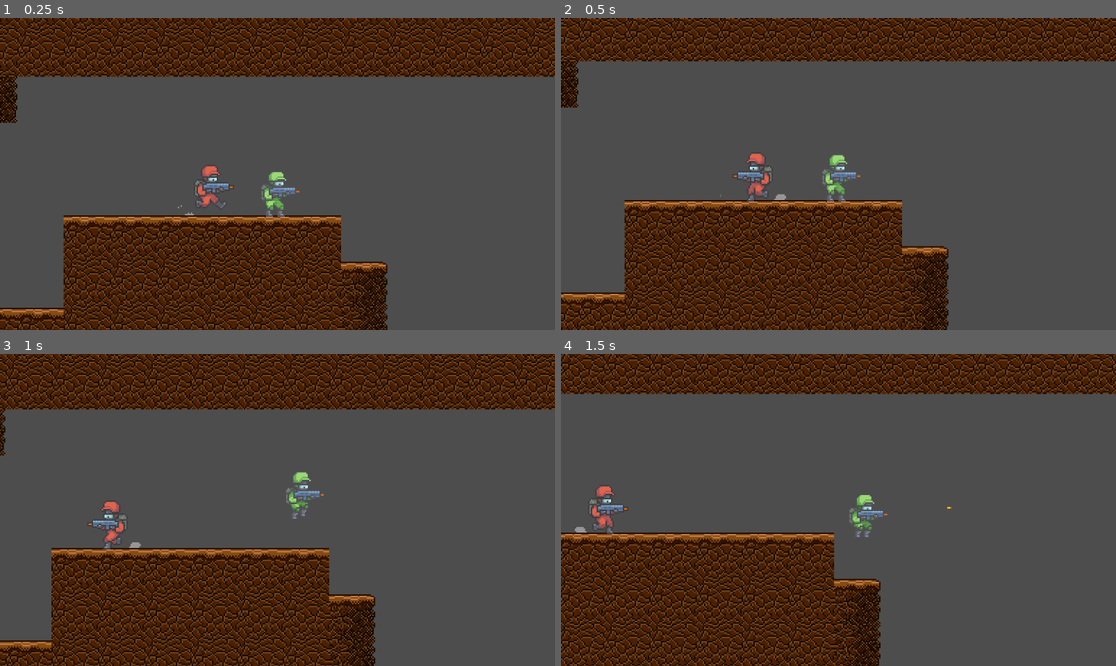
Above: before the commit, frames 1-4 (two rows, left to right).
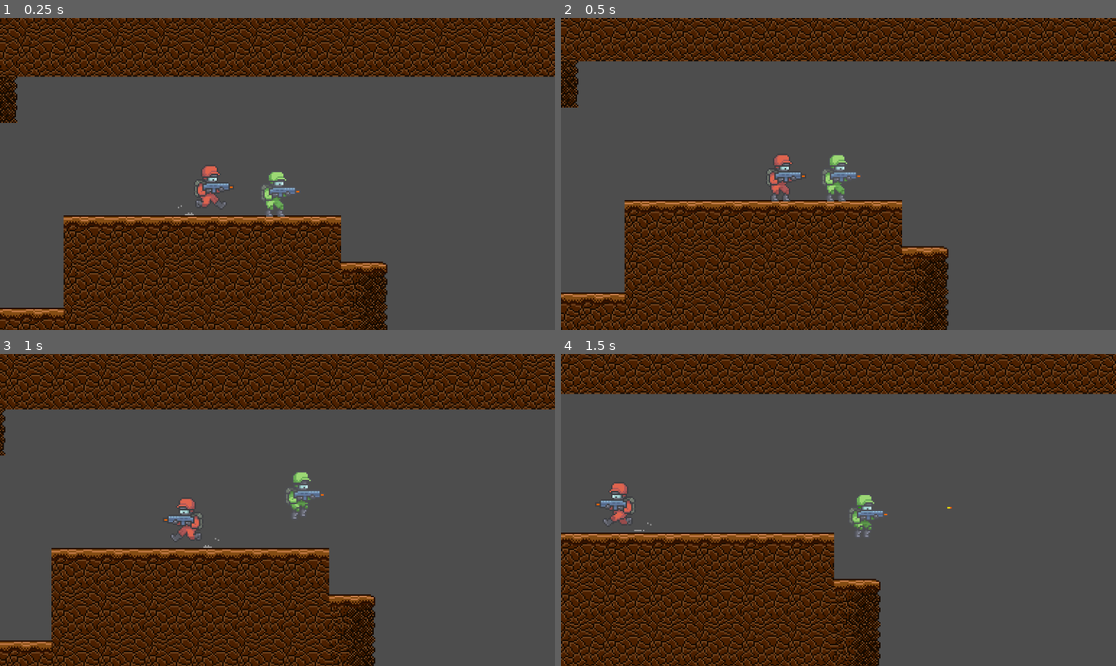
Above: after the commit, the same moments.

Repository: code-rizzard/TeamGunner
Game: Godot game, scene res://main.tscn
Two runs of this game, one before a commit and one after it. Both use one fixed random seed, a clock stepped at 60 frames per second and the inputs below.
Inputs (mouse positions are in pixels of both pictures, inside the frame that each line leads up to):
- Up to frame 1 (0.25 s): no input
- Up to frame 2 (0.5 s): no input
- Up to frame 3 (1 s): move the mouse to (399, 494) at 0.52 s; hold D (move_right) from 0.53 s (still down); hold S (crouch) from 0.53 s (still down); tap Space (jump) at 0.77 s
- Up to frame 4 (1.5 s): keep holding D (move_right); move the mouse to (727, 525) at 1.27 s; release S (crouch) at 1.28 s; click (727, 525) at 1.35 s

Frame 1 is identical in both runs. In frame 2, 0.7% of the frame differs, in the area x 28-44%, y 43-59%; in frame 3, 0.7%; in frame 4, 0.7%.

Commit message:
Improved wandering state -> idle state transition

Diff:
--- a/src/mobs/enemies/red/states/idle_state.gd
+++ b/src/mobs/enemies/red/states/idle_state.gd
@@ -5,9 +5,17 @@
 @export var shoot_state : State
 @export var fall_state : State
 
+var stay_on_idle := false
+
 func  _on_enter(prev_state : State) -> void:
 	super(prev_state)
 	self.parent.anim_player.play("idle")
+	if prev_state == wander_state:
+		stay_on_idle = true
+		await get_tree().create_timer(0.5).timeout
+		parent.anim_player.flip_h = !parent.anim_player.flip_h
+		stay_on_idle = false
+
 
 
 
@@ -19,7 +27,8 @@
 	target.velocity.x = lerpf(target.velocity.x, 0, 0.7)
 	if not parent.is_on_floor() and parent.velocity.y > 0:
 		return fall_state
-
+	if stay_on_idle:
+		return null
 	return wander_state
 
 
--- a/src/mobs/enemies/red/states/wander_state.gd
+++ b/src/mobs/enemies/red/states/wander_state.gd
@@ -39,9 +39,9 @@
 		return r
 
 	if detect_wall():
-		parent.anim_player.flip_h = !parent.anim_player.flip_h
+		return idle_state
 
 	if detect_edge():
-		parent.anim_player.flip_h = !parent.anim_player.flip_h
+		return idle_state
 
 	return null
